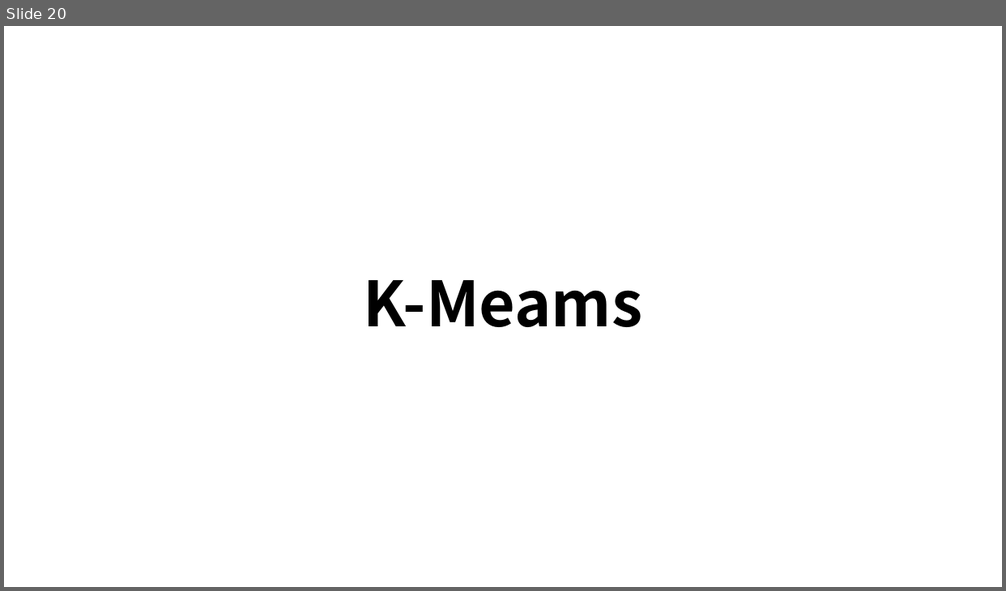
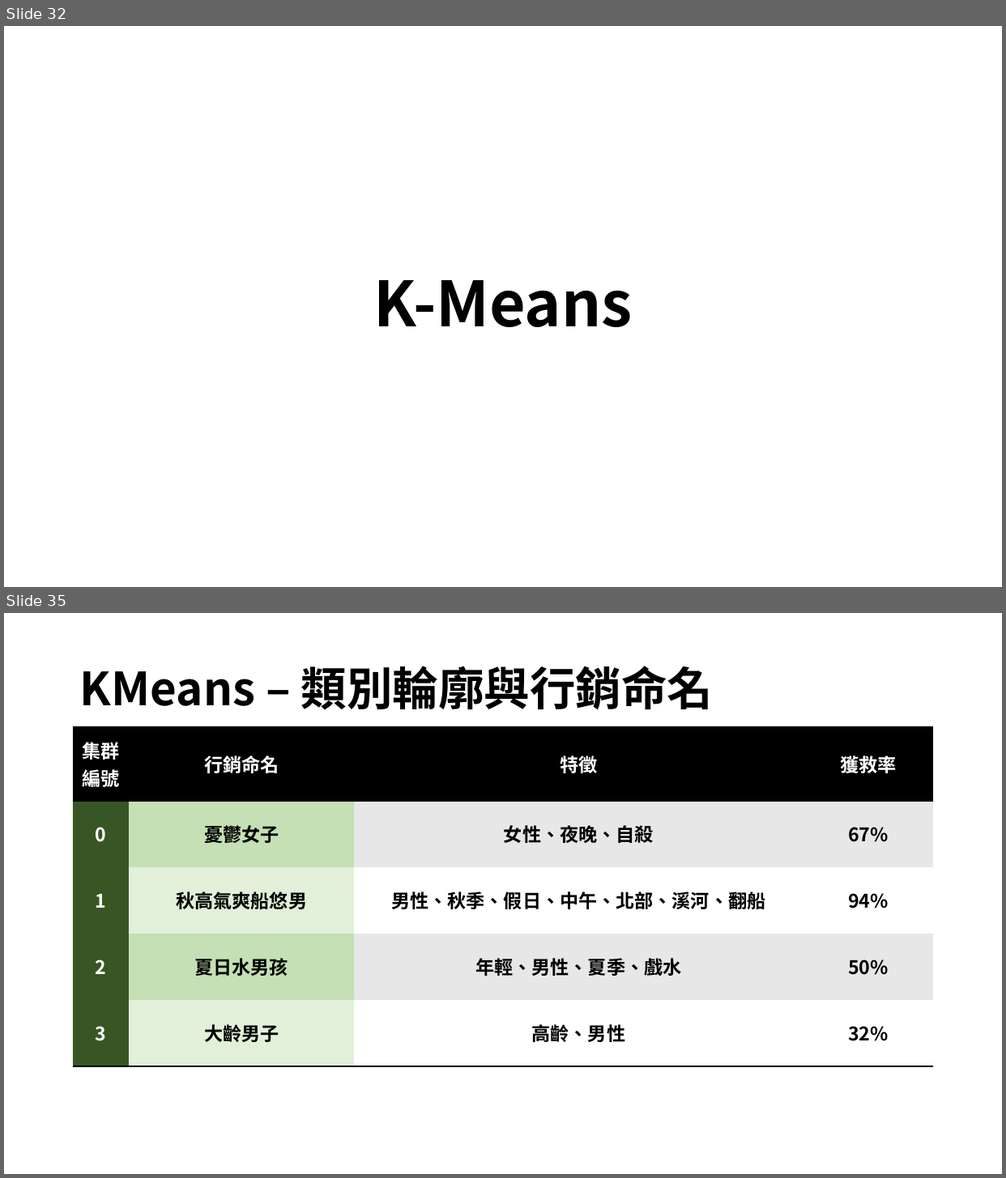
Before and after one commit to RyanLin987/Data-Mining-Project, a slide deck: 採礦期末報告.pptx. Shown one above the other, each under a label of ours: slide 20 before the commit, slides 32 and 35 after it; the slides between them are not shown. The pictures are 1006x591 and 1006x1178 pixels, drawn with LibreOffice and Linux fonts; fonts in the diff are those of the drawing. Boxes give left, top, right and bottom in pixels: in the first picture for what was removed or moved away, otherwise in the second. Text is boxed around its words. In the diff, an @@ line names an element or a change of style, - is before the commit and + after.

```diff
--- a/採礦期末報告.pptx
+++ b/採礦期末報告.pptx
@@ slide 35 added at [4, 613, 1002, 1174], background #FFFFFF @@
@@ title added at [80, 666, 713, 710], 44 pt, text #000000, bold @@
+KMeans – 類別輪廓與行銷命名
@@ table added at [73, 727, 934, 1067], 5 rows, 4 columns @@
+集群編號 | 行銷命名 | 特徵 | 獲救率
+0 | 憂鬱女子 | 女性、夜晚、自殺 | 67%
+1 | 秋高氣爽船悠男 | 男性、秋季、假日、中午、北部、溪河、翻船 | 94%
+2 | 夏日水男孩 | 年輕、男性、夏季、戲水 | 50%
+3 | 大齡男子 | 高齡、男性 | 32%
@@ what was slide 20 is now slide 32 @@
@@ slide 32 changed as well @@
@@ title at [373, 280, 633, 327]: text changed @@
-K-Meams
+K-Means
```
Also in this commit, not shown: 4 other slides changed, 24 other slides added, 16 slides removed, 2 other files.
